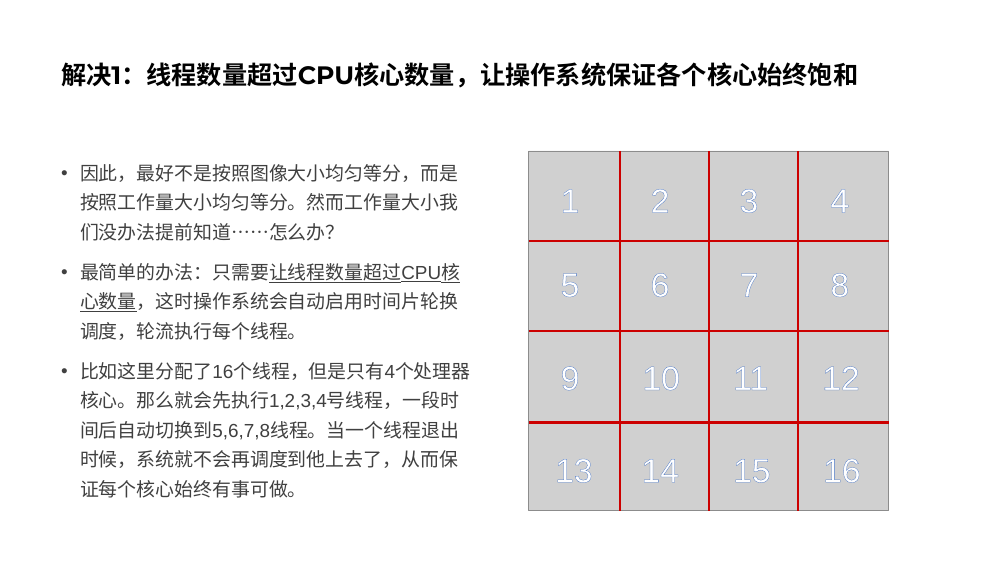
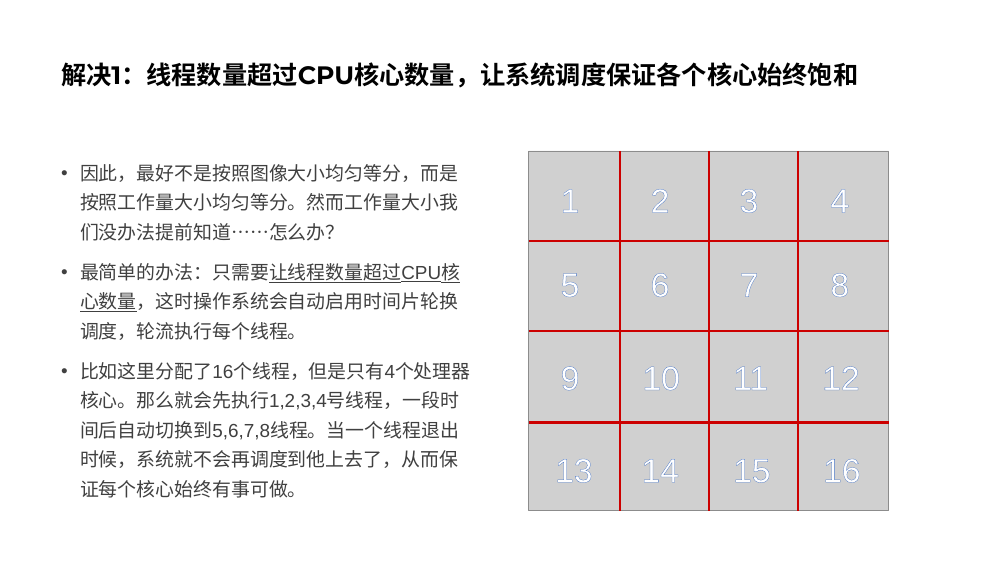
Before and after one commit to parallel101/course, a slide deck: slide 8 of 06/slides.pptx. Drawn at 1008x567 pixels with LibreOffice and Linux fonts; fonts in the diff are those of the drawing; grey boxes stand for pictures. Boxes give left, top, right and bottom in pixels: in the first picture for what was removed or moved away, otherwise in the second. Text is boxed around its words. In the diff, an @@ line names an element or a change of style, - is before the commit and + after.

```diff
--- a/06/slides.pptx
+++ b/06/slides.pptx
@@ title at box(61, 62, 858, 88): text changed @@
-解决1：线程数量超过CPU核心数量，让操作系统保证各个核心始终饱和
+解决1：线程数量超过CPU核心数量，让系统调度保证各个核心始终饱和
```
Also in this commit, not shown: 1 other slide changed, 1 slide added, 11 other files.
